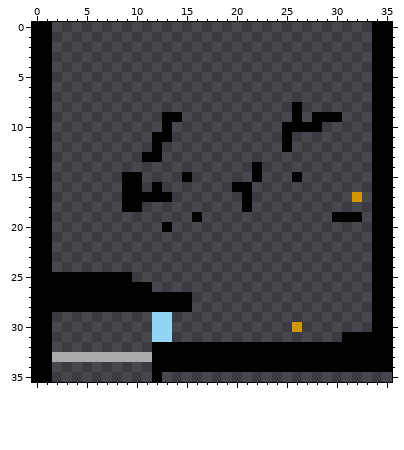
Pixel-art sprite: AridArnold/Content/Campaigns/MainCampaign/Hub/0601.png. Above: the version before the commit.
The file is 36x36 pixels. Colours within 5 levels of each other are drawn and written as one.
Now the later version:
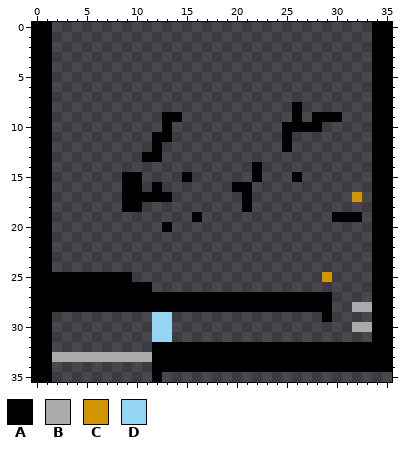
Palette (. is transparent): A #010101  B #aaaaaa  C #d39700fe  D #93d5f2
Change:
Colour A is added in rows 27 to 28 at x 16 to 29; in row 29 at x 29.
Colour B is added in row 28 at x 32 to 33; in row 30 at x 32 to 33.
Colour C is added in row 25 at x 29.
The author cleared colour A in row 31 at x 31 to 33.
The author cleared colour C in row 30 at x 26.
Boxes around the changes in both pictures, in picture pixels (x1, y1, x2, y2):
changed: (192, 272, 372, 342)
